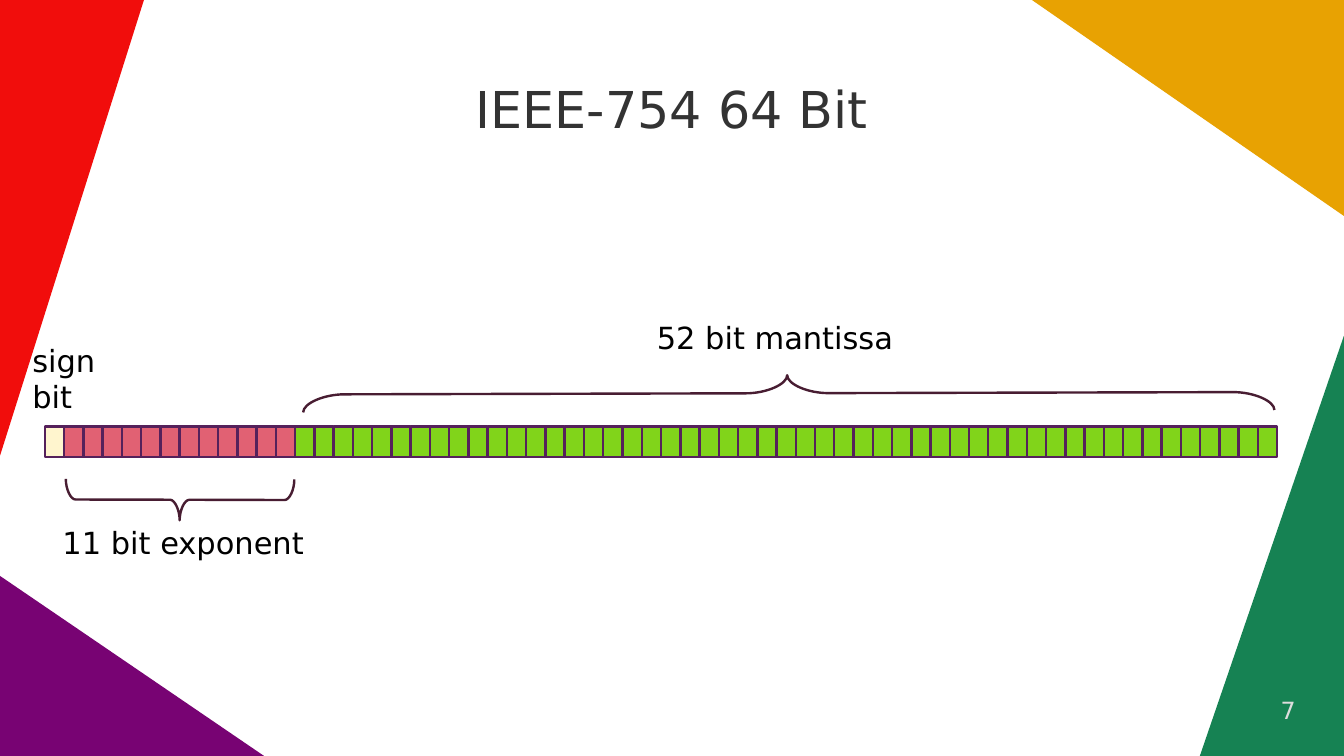
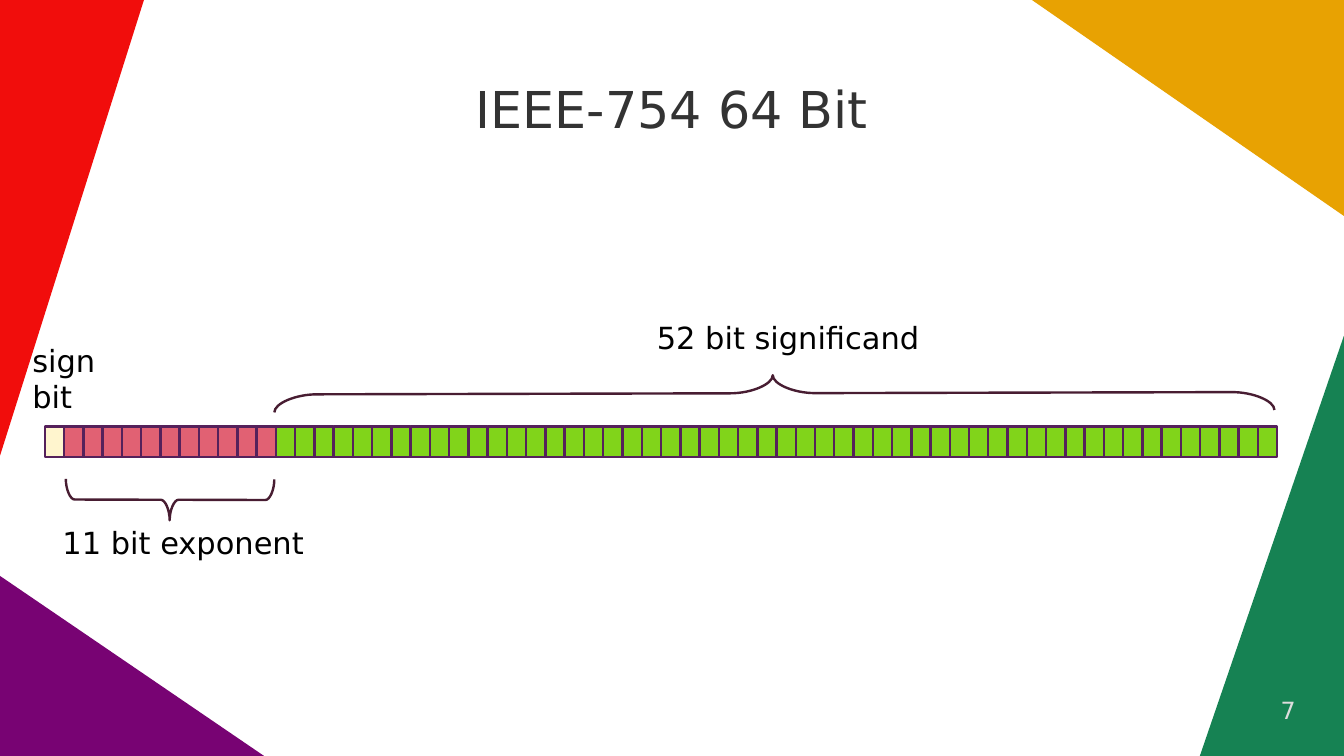
Before and after one commit to quoll/cljs-math, a slide deck: slide 7 of docs/ClojureDays2022.odp. Drawn at 1344x756 pixels with LibreOffice and Linux fonts; fonts in the diff are those of the drawing. Boxes give left, top, right and bottom in pixels: in the first picture for what was removed or moved away, otherwise in the second. Text is boxed around its words. In the diff, an @@ line names an element or a change of style, - is before the commit and + after.

```diff
--- a/docs/ClojureDays2022.odp
+++ b/docs/ClojureDays2022.odp
@@ text at [657, 326, 920, 355]: text changed @@
-52 bit mantissa
+52 bit significand
@@ freeform shape: place and size @@
-freeform shape at [303, 374, 1275, 412]
+freeform shape at [274, 374, 1275, 412]
@@ rectangle at [276, 427, 295, 457]: fill #E16173 to #81D41A @@
@@ freeform shape: place and size @@
-freeform shape at [66, 478, 295, 520]
+freeform shape at [66, 479, 275, 520]
```
Also in this commit, not shown: 2 other slides changed, 5 slides added.
